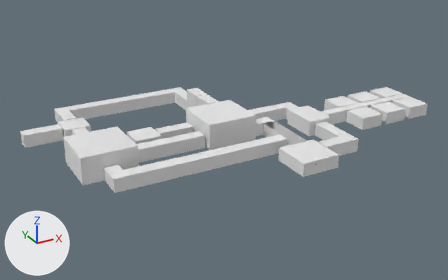
Before and after pictures for a commit that changed the Blender file DyNaDeMo/assets/Textures/Master.blend.
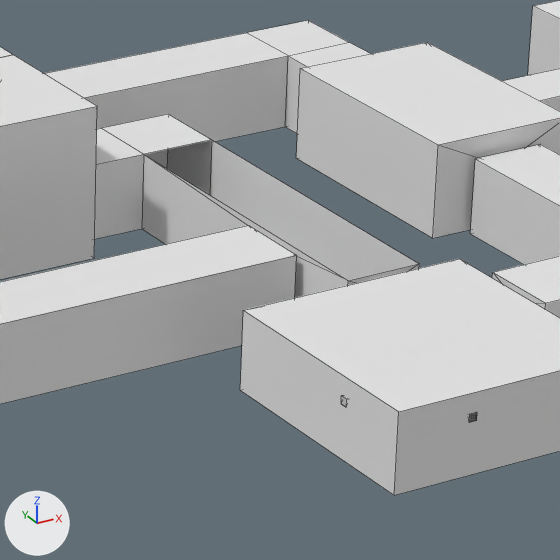
The first picture shows the older version from a 50 mm lens placed at (-35.4, -36.0, 19.3), pointed at (-13.6, 3.7, -0.6). The close-ups show both versions on the part from 54% to 73% of the width and 35% to 67% of the height of that picture; other places that the commit changed are outside them. The lights are fixed; the arrows at lower left show +X, +Y and +Z. The close-ups show mesh edges as thin lines.

Script lines for the objects in view, before the commit:
```python
me_doorsobservec = bpy.data.meshes.new('DoorsObserveC')
me_doorsobservec.from_pydata(...)  # 32 vertices, 26 faces; spans x -1.0..0.3, y -28.0..-1.0, z 0.0..1.0
# faces by material slot: [8, 18]
me_doorsobservec.materials.append(mat_room_001)  # white #e5e5e5
me_doorsobservec.materials.append(mat_room_011)  # white #e5e5e5
me_mroomobserveroomc = bpy.data.meshes.new('MRoomObserveRoomC')
me_mroomobserveroomc.from_pydata(...)  # 32 vertices, 26 faces; spans x -1.67..1.0, y -1.0..5.0, z 0.0..1.0
# faces by material slot: [7, 19]
me_mroomobserveroomc.materials.append(mat_room_007)  # white #e5e5e5
me_mroomobserveroomc.materials.append(mat_room_001)  # white #e5e5e5
me_observebuttonc = bpy.data.meshes.new('ObserveButtonC')
me_observebuttonc.from_pydata(...)  # 36 vertices, 27 faces; spans x -2.67..1.0, y -3.0..1.0, z 0.0..1.0
# faces by material slot: [20, 7]
me_observebuttonc.materials.append(mat_room_001)  # white #e5e5e5
me_observebuttonc.materials.append(mat_room_003)  # white #e5e5e5
# before: 4 (-2.0, 1.0, 1.0) at pixel (211, 139), 10 (-2.0, -1.0, 1.0) at pixel (143, 154), 19 (0.93, -1.0, 1.0) at pixel (348, 280), 20 (0.93, 1.0, 1.0) at pixel (419, 263)
ob_doorsobservec = bpy.data.objects.new('DoorsObserveC', me_doorsobservec)
ob_doorsobservec.location = (-10.5, -1.0, 0.0)
ob_doorsobservec.rotation_euler = (0.0, 0.0, -1.571)  # degrees (0, 0, -90)
ob_doorsobservec.scale = (1.5, 0.5, 1.0)
ob_mroomobserveroomc = bpy.data.objects.new('MRoomObserveRoomC', me_mroomobserveroomc)
ob_mroomobserveroomc.location = (-7.0, -2.5, 0.0)
ob_mroomobserveroomc.rotation_euler = (0.0, 0.0, -1.571)  # degrees (0, 0, -90)
ob_mroomobserveroomc.scale = (1.5, -0.5, 1.0)
ob_observebuttonc = bpy.data.objects.new('ObserveButtonC', me_observebuttonc)
ob_observebuttonc.location = (-10.5, -1.0, 0.0)
ob_observebuttonc.rotation_euler = (0.0, 0.0, -1.571)  # degrees (0, 0, -90)
ob_observebuttonc.scale = (1.5, 0.5, 1.0)
# also in view: 'ButtonRoom' at (-14.0, 2.5, 1.0); 'MRoom' at (-7.0, 1.5, 0.6); 'MRoomPuzzleRoomC' at (-9.2, 4.0, 0.5); 'BedRoomMRoomC' at (-1.2, 1.5, 0.5); 'BedRoom5' at (-2.5, 3.0, 0.5)
```
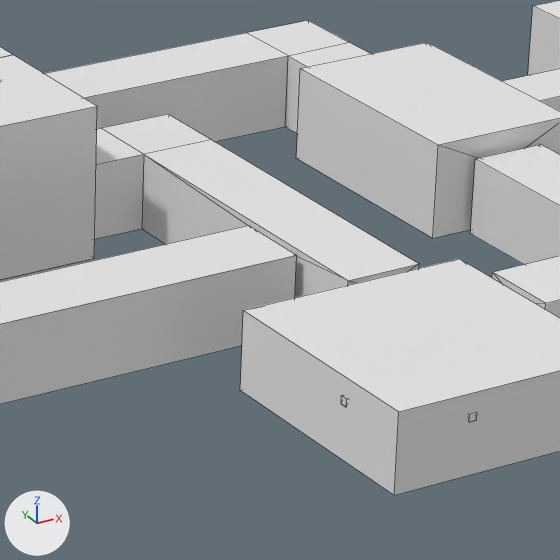
What changed in the scene script:
```text
Change me_observebuttonc:
    where me_observebuttonc.from_pydata(...)  # 36 vertices, 27 faces; spans x -2.67..1.0, y -3.0..1.0, z 0.0..1.0
    used by ob_observebuttonc; location = (-10.5, -1.0, 0.0); rotation_euler = (0.0, 0.0, -1.571), in degrees (0, 0, -90); scale = (1.5, 0.5, 1.0)
    verts and faces of me_observebuttonc; kept vertices keep their numbers, new ones are numbered from 36
    remove me_observebuttonc.materials.append(mat_room_001)  # white #e5e5e5
    remove me_observebuttonc.materials.append(mat_room_003)  # white #e5e5e5
    me_observebuttonc part 1
    add faces += [(4, 20, 19, 10)]
    add me_observebuttonc.materials.append(mat_room)  # white #e5e5e5
```

Boxes [x1, y1, x2, y2] around the edits, measured in the close-ups (560 x 560 px):
part 1 of me_observebuttonc, added
    after: [144, 140, 419, 281]
